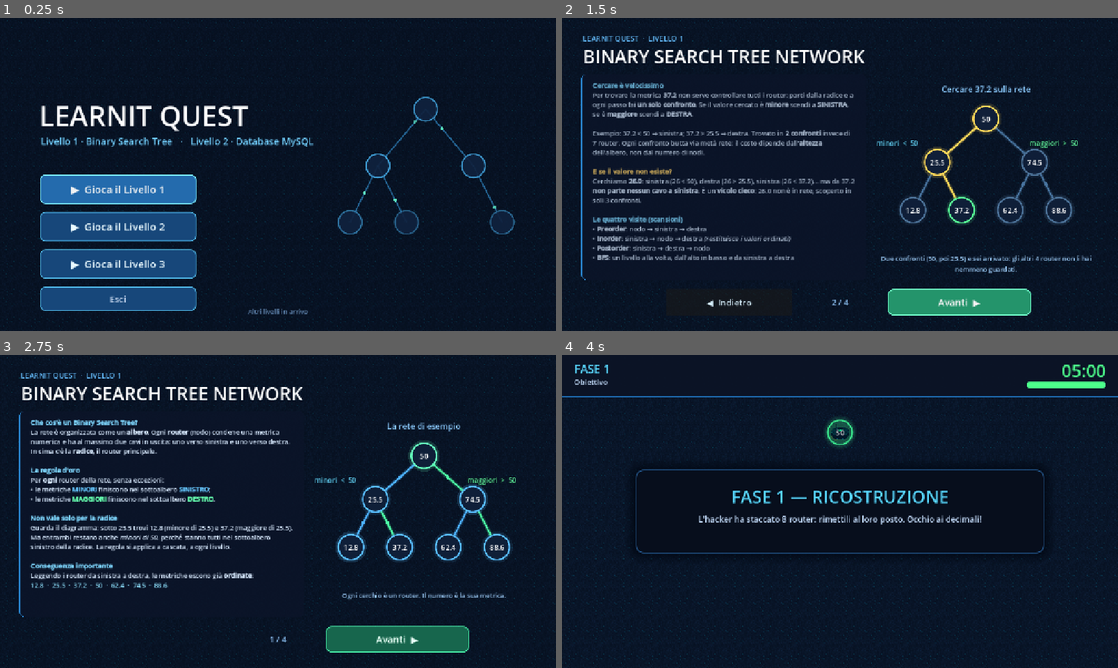
Above: before the commit, frames 1-4 (two rows, left to right).
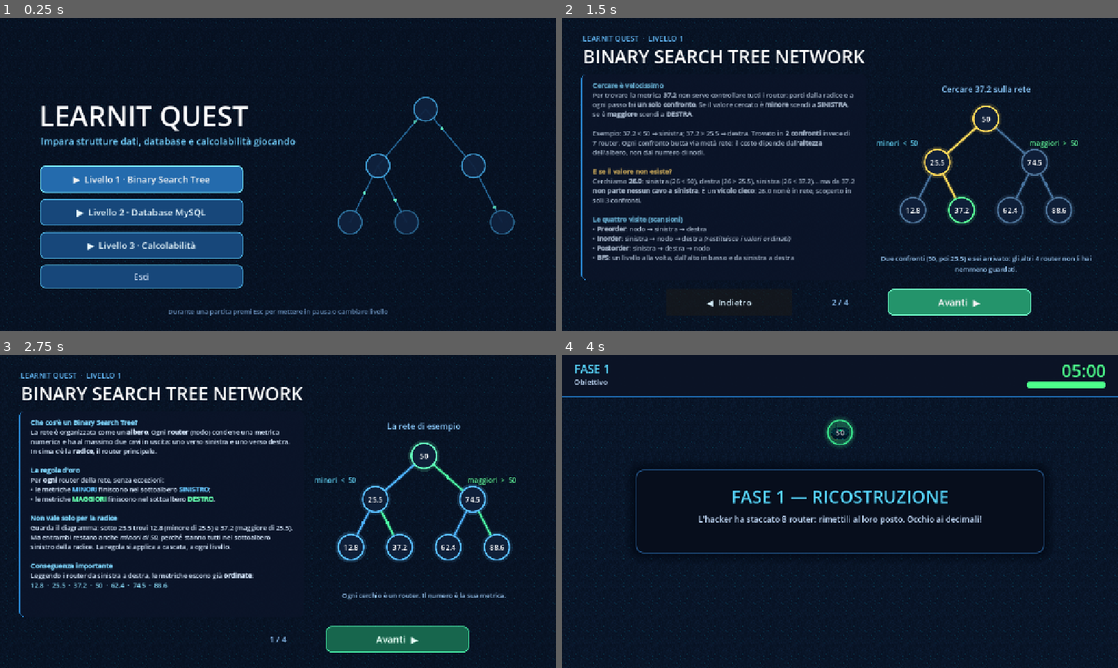
Above: after the commit, the same moments.

Repository: Radux04/LearnIT-Quest
Game: Godot game, scene res://scenes/main_menu.tscn
The game is run twice, just before and just after one commit, with the same random seed, the same clock (stepped at 60 frames per second) and the same inputs.
Inputs (mouse positions are in pixels of both pictures, inside the frame that each line leads up to):
- Up to frame 1 (0.25 s): no input
- Up to frame 2 (1.5 s): click "▶ Gioca il Livello 1" (after the commit: "▶ Livello 1 · Binary Search T…") at 0.5 s; click "Avanti ▶" at 1.25 s
- Up to frame 3 (2.75 s): click "◀ Indietro" at 2 s
- Up to frame 4 (4 s): tap Enter (ui_accept) at 2.75, 3.02 s; move the mouse to (962, 495) at 2.77 s; hold Right (ui_right) 2.78-3.5 s; tap Keypad Enter at 2.85 s; click (962, 495) at 2.92 s; click "Inizia la missione ▶" at 3.5 s

The runs differ from the first frame. In frame 1, 13% of the frame differs, in the area x 7-70%, y 38-96%; in frame 2, nothing differs; in frame 3, less than 0.1%; in frame 4, nothing differs.

Commit message:
refactor: menu

Diff:
--- a/scenes/main_menu.tscn
+++ b/scenes/main_menu.tscn
@@ -87,54 +87,54 @@
 offset_bottom = 300.0
 theme_override_colors/font_color = Color(0.45, 0.82, 1, 1)
 theme_override_font_sizes/font_size = 22
-text = "Livello 1 · Binary Search Tree   ·   Livello 2 · Database MySQL"
+text = "Impara strutture dati, database e calcolabilità giocando"
 
 [node name="Buttons" type="VBoxContainer" parent="."]
 layout_mode = 1
 offset_left = 92.0
-offset_top = 360.0
-offset_right = 452.0
-offset_bottom = 520.0
-theme_override_constants/separation = 18
+offset_top = 340.0
+offset_right = 560.0
+offset_bottom = 640.0
+theme_override_constants/separation = 14
 
 [node name="PlayButton" type="Button" parent="Buttons"]
-custom_minimum_size = Vector2(360, 68)
+custom_minimum_size = Vector2(468, 62)
 layout_mode = 2
 theme_override_colors/font_color = Color(0.92, 0.98, 1, 1)
-theme_override_font_sizes/font_size = 24
+theme_override_font_sizes/font_size = 21
 theme_override_styles/normal = SubResource("StyleBoxFlat_btn")
 theme_override_styles/pressed = SubResource("StyleBoxFlat_btn")
 theme_override_styles/hover = SubResource("StyleBoxFlat_btn_hover")
 theme_override_styles/focus = SubResource("StyleBoxFlat_btn_hover")
-text = "▶  Gioca il Livello 1"
+text = "▶  Livello 1 · Binary Search Tree"
 
 [node name="Level2Button" type="Button" parent="Buttons"]
-custom_minimum_size = Vector2(360, 68)
+custom_minimum_size = Vector2(468, 62)
 layout_mode = 2
 theme_override_colors/font_color = Color(0.92, 0.98, 1, 1)
-theme_override_font_sizes/font_size = 24
+theme_override_font_sizes/font_size = 21
 theme_override_styles/normal = SubResource("StyleBoxFlat_btn")
 theme_override_styles/pressed = SubResource("StyleBoxFlat_btn")
 theme_override_styles/hover = SubResource("StyleBoxFlat_btn_hover")
 theme_override_styles/focus = SubResource("StyleBoxFlat_btn_hover")
-text = "▶  Gioca il Livello 2"
+text = "▶  Livello 2 · Database MySQL"
 
 [node name="Level3Button" type="Button" parent="Buttons"]
-custom_minimum_size = Vector2(360, 68)
+custom_minimum_size = Vector2(468, 62)
 layout_mode = 2
 theme_override_colors/font_color = Color(0.92, 0.98, 1, 1)
-theme_override_font_sizes/font_size = 24
+theme_override_font_sizes/font_size = 21
 theme_override_styles/normal = SubResource("StyleBoxFlat_btn")
 theme_override_styles/pressed = SubResource("StyleBoxFlat_btn")
 theme_override_styles/hover = SubResource("StyleBoxFlat_btn_hover")
 theme_override_styles/focus = SubResource("StyleBoxFlat_btn_hover")
-text = "▶  Gioca il Livello 3"
+text = "▶  Livello 3 · Calcolabilità"
 
 [node name="QuitButton" type="Button" parent="Buttons"]
-custom_minimum_size = Vector2(360, 56)
+custom_minimum_size = Vector2(468, 54)
 layout_mode = 2
 theme_override_colors/font_color = Color(0.8, 0.86, 0.95, 1)
-theme_override_font_sizes/font_size = 20
+theme_override_font_sizes/font_size = 19
 theme_override_styles/normal = SubResource("StyleBoxFlat_btn")
 theme_override_styles/pressed = SubResource("StyleBoxFlat_btn")
 theme_override_styles/hover = SubResource("StyleBoxFlat_btn_hover")
@@ -153,5 +153,5 @@
 grow_vertical = 0
 theme_override_colors/font_color = Color(0.4, 0.55, 0.72, 1)
 theme_override_font_sizes/font_size = 15
-text = "Altri livelli in arrivo"
+text = "Durante una partita premi Esc per mettere in pausa o cambiare livello"
 horizontal_alignment = 1
